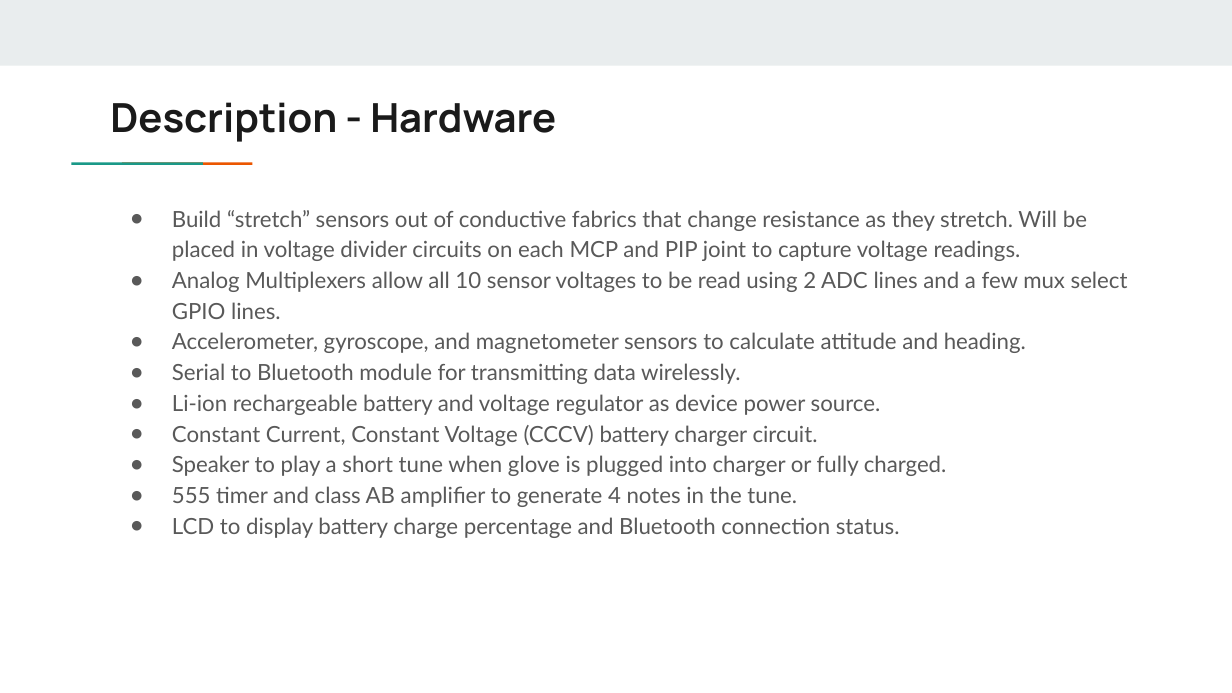
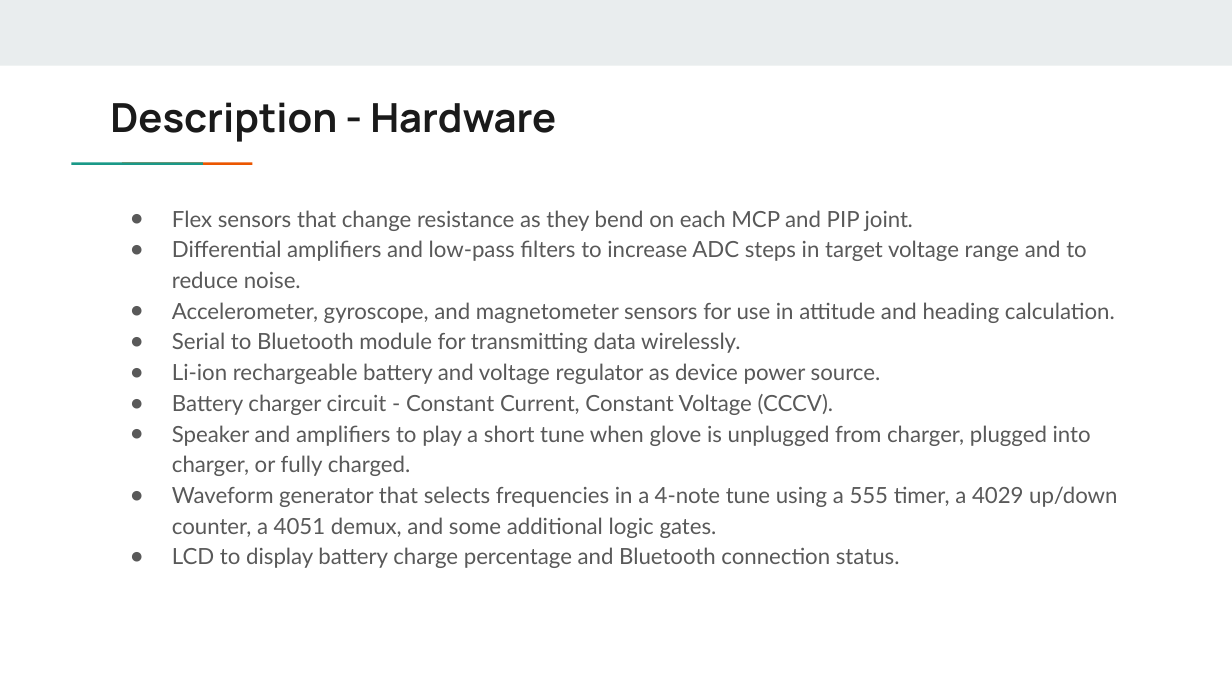
Before and after one commit to digitaldanny/AudioEffectsGlove, a slide deck: slide 4 of docs/Hand Tracking Glove - Project Presentation.pptx. Drawn at 1232x693 pixels with LibreOffice and Linux fonts; fonts in the diff are those of the drawing. Boxes give left, top, right and bottom in pixels: in the first picture for what was removed or moved away, otherwise in the second. Text is boxed around its words. In the diff, an @@ line names an element or a change of style, - is before the commit and + after.

```diff
--- a/docs/Hand Tracking Glove - Project Presentation.pptx
+++ b/docs/Hand Tracking Glove - Project Presentation.pptx
@@ text at (172, 210, 1115, 323): text changed @@
-● Build “stretch” sensors out of conductive fabrics that change resistance as they stretch. Will be placed in voltage divider circuits on each MCP and PIP joint to capture voltage readings.
-● Analog Multiplexers allow all 10 sensor voltages to be read using 2 ADC lines and a few mux select GPIO lines.
-● Accelerometer, gyroscope, and magnetometer sensors to calculate attitude and heading.
+● Flex sensors that change resistance as they bend on each MCP and PIP joint.
+● Differential amplifiers and low-pass filters to increase ADC steps in target voltage range and to reduce noise.
+● Accelerometer, gyroscope, and magnetometer sensors for use in attitude and heading calculation.
@@ text at (172, 394, 1117, 538): text changed @@
-● Constant Current, Constant Voltage (CCCV) battery charger circuit.
-● Speaker to play a short tune when glove is plugged into charger or fully charged.
-● 555 timer and class AB amplifier to generate 4 notes in the tune.
+● Battery charger circuit - Constant Current, Constant Voltage (CCCV).
+● Speaker and amplifiers to play a short tune when glove is unplugged from charger, plugged into charger, or fully charged.
+● Waveform generator that selects frequencies in a 4-note tune using a 555 timer, a 4029 up/down counter, a 4051 demux, and some additional logic gates.
```
Also in this commit, not shown: 3 other slides changed, 2 other files.
